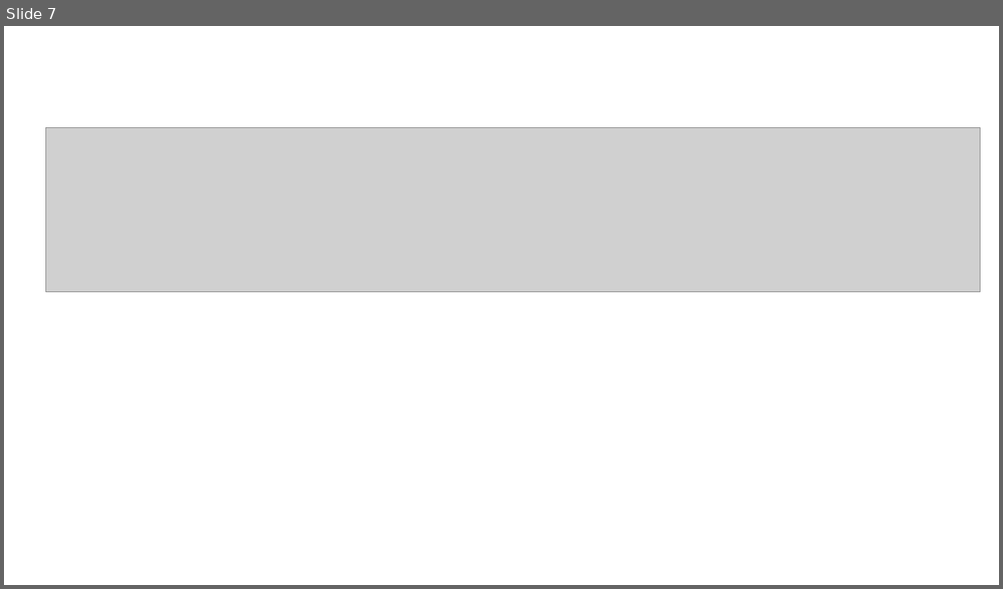
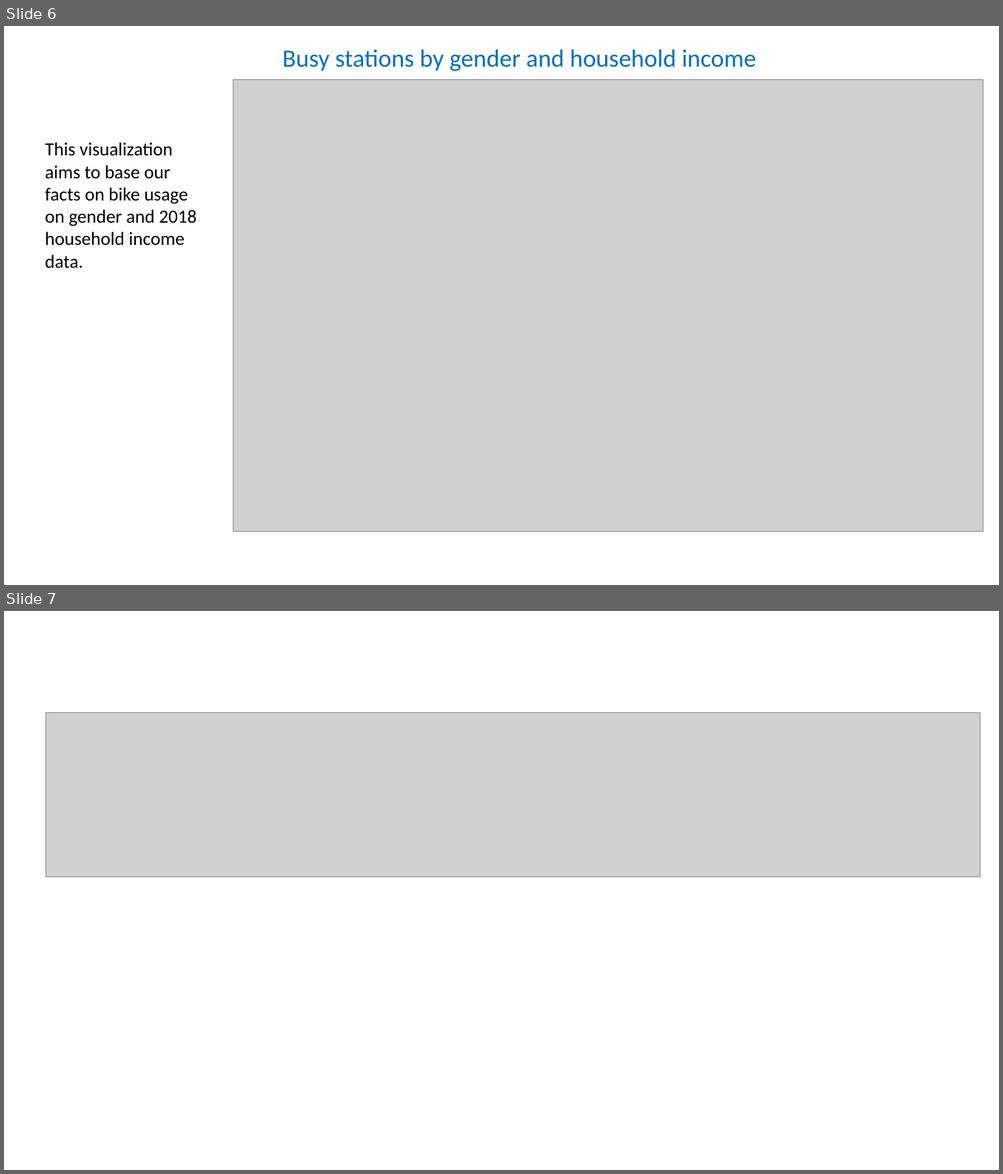
Before and after one commit to atemkuh/Tableau_CitiBike, a slide deck: tableau presentation.pptx. Shown one above the other, each under a label of ours: slide 7 before the commit, slides 6 and 7 after it. The pictures are 1003x589 and 1003x1174 pixels, drawn with LibreOffice and Linux fonts; fonts in the diff are those of the drawing; grey boxes stand for pictures. Boxes give left, top, right and bottom in pixels: in the first picture for what was removed or moved away, otherwise in the second. Text is boxed around its words. In the diff, an @@ line names an element or a change of style, - is before the commit and + after.

```diff
--- a/tableau presentation.pptx
+++ b/tableau presentation.pptx
@@ slide 6 added at (x1=4, y1=26, x2=999, y2=585), background #FFFFFF @@
@@ text added at (x1=282, y1=49, x2=757, y2=71), 24 pt, text #0070C0 @@
+Busy stations by gender and household income
@@ picture added at (x1=233, y1=80, x2=983, y2=532) @@
@@ text added at (x1=45, y1=142, x2=196, y2=268), 18 pt, text #000000 @@
+This visualization aims to base our facts on bike usage on gender and 2018 household income data.
```
Also in this commit, not shown: 7 other slides added, 8 slides removed, 1 other file.
